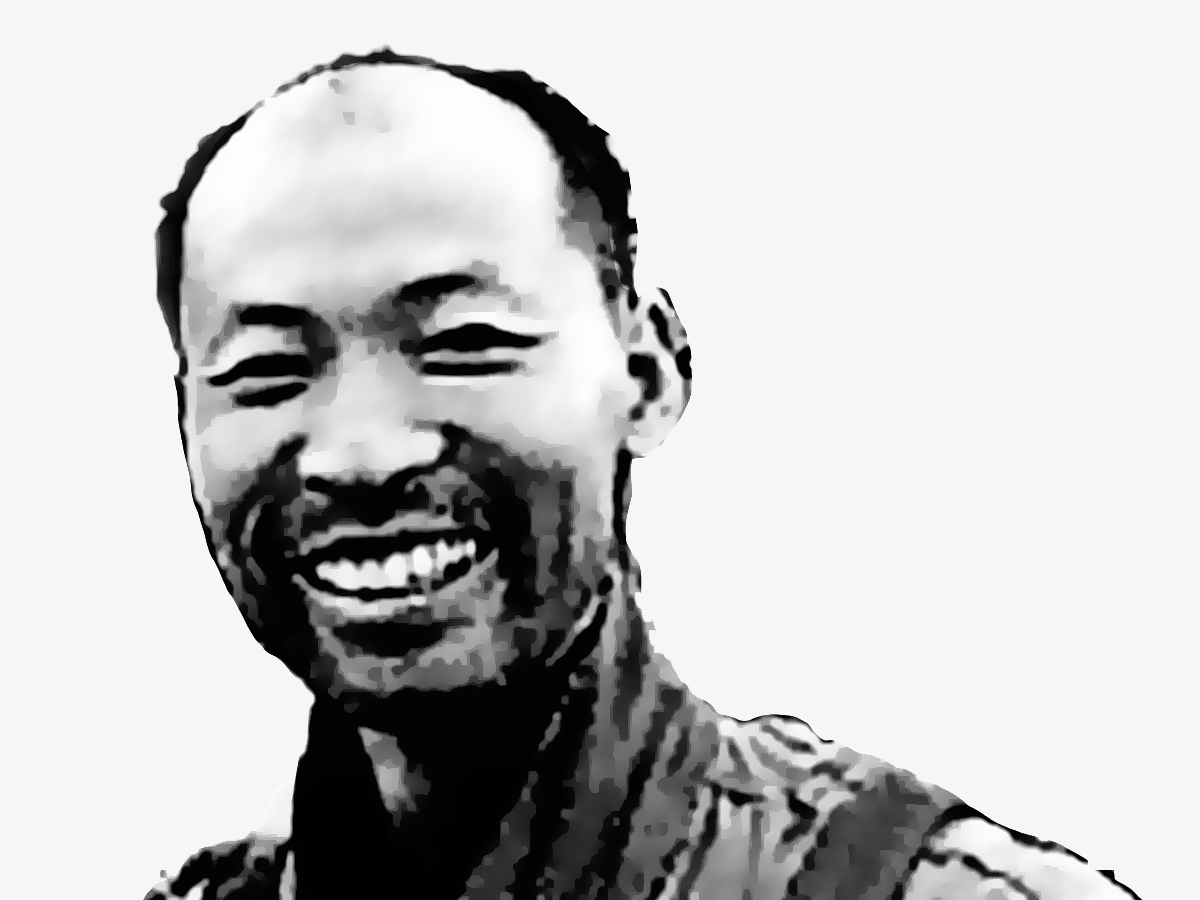
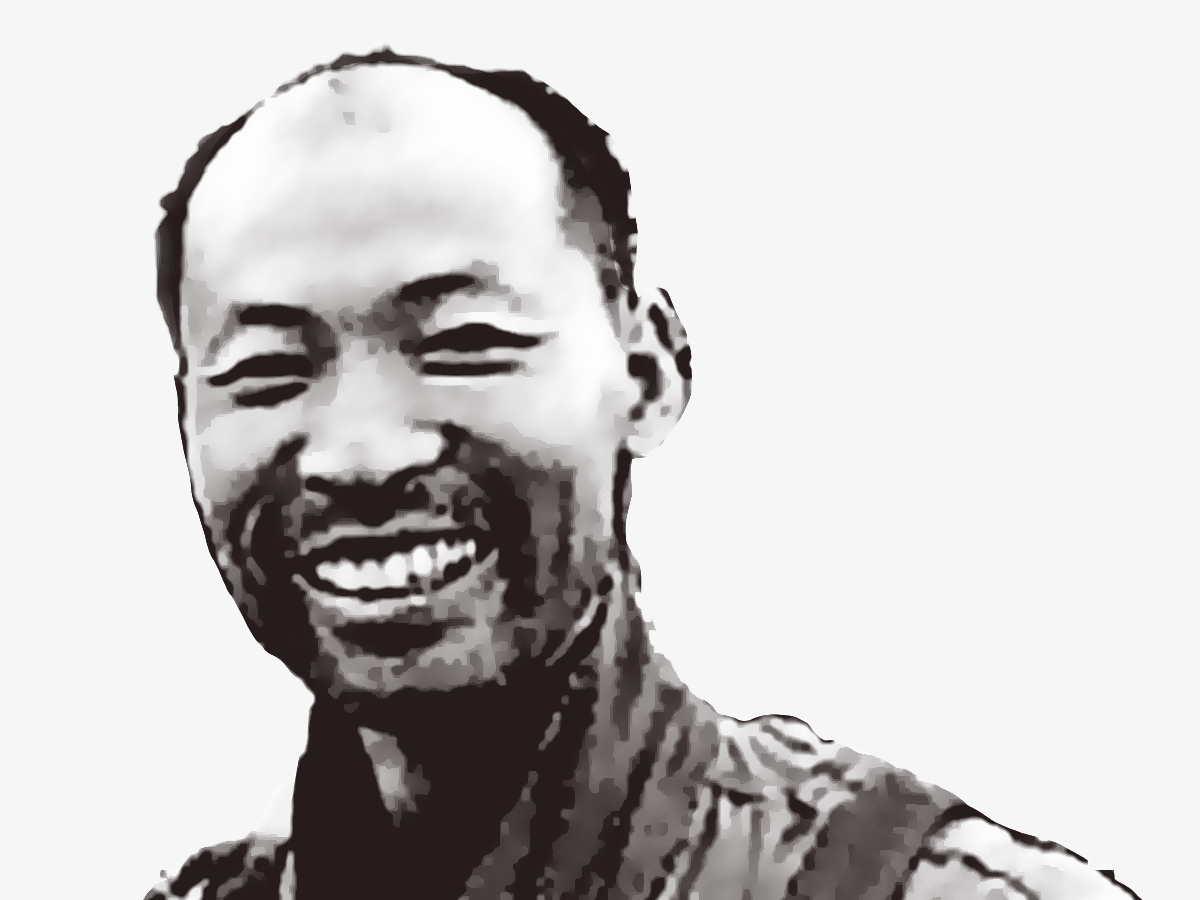
Comparing the layer stacks of the two w=1200, h=900 images. Changes:
removed layer "Layer 3" over 143, 45, 1142, 900
removed layer "Background" over 143, 45, 1142, 900
added layer "image_color" above "image_back" over 143, 45, 1142, 900
added layer "image_back" over 143, 45, 1142, 900
